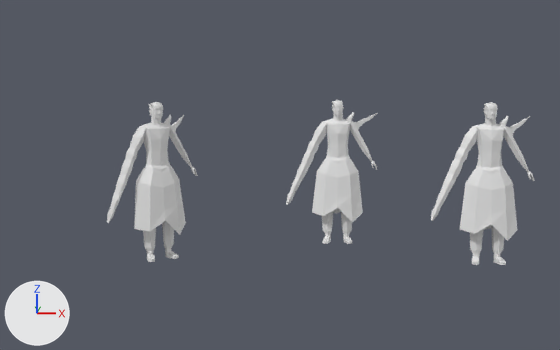
Before and after pictures for a commit that changed the Blender file salemstalker/Assets/3D/charatermodel/fight.blend.
Both versions are drawn from a 50 mm camera at (-0.46, -10.15, 2.07) aimed at (-0.74, -0.57, 0.95). Arrows for +X, +Y and +Z are at lower left; the lights stay in place. The first picture is the older version.
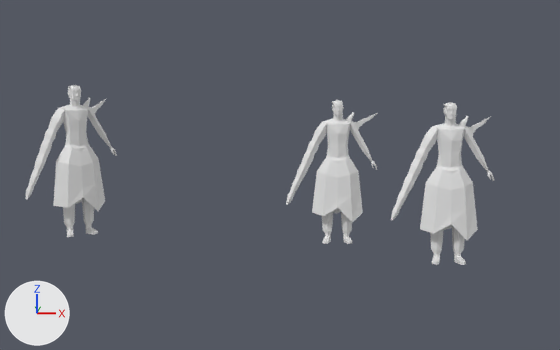
Location of each change, [x1, y1, x2, y2] in pixels of the pictures (560 x 350 px):
```json
{"object": "Cube.006", "change": "moved", "before": [460, 116, 517, 265], "after": [420, 116, 478, 265]}
{"object": "Cube.001", "change": "moved", "before": [134, 115, 186, 262], "after": [53, 97, 105, 237]}
{"object": "Cube.007", "change": "moved", "before": [431, 116, 535, 221], "after": [391, 117, 494, 220]}
{"object": "Cube.004", "change": "moved", "before": [107, 115, 198, 223], "after": [25, 99, 117, 200]}
{"object": "Cube.008", "change": "moved", "before": [484, 102, 497, 126], "after": [443, 102, 457, 126]}
{"object": "Cube.005", "change": "moved", "before": [149, 102, 163, 125], "after": [68, 85, 81, 107]}
```

Edits to the scene script, one JSON object a line:
```json
{"op": "set", "path": "ob_cube_001.location", "old": "(-2.204, -1.004, 1.387)", "new": "(-3.3, -0.531, 1.583)"}
{"op": "set", "path": "ob_cube_004.location", "old": "(-2.204, -1.004, 1.583)", "new": "(-3.3, -0.531, 1.779)"}
{"op": "set", "path": "ob_cube_005.location", "old": "(-2.165, -1.059, 1.741)", "new": "(-3.261, -0.585, 1.937)"}
{"op": "set", "path": "ob_cube_006.location", "old": "(1.696, -1.097, 1.387)", "new": "(1.237, -1.097, 1.387)"}
{"op": "set", "path": "ob_cube_007.location", "old": "(1.696, -1.097, 1.583)", "new": "(1.237, -1.097, 1.583)"}
{"op": "set", "path": "ob_cube_008.location", "old": "(1.696, -1.164, 1.741)", "new": "(1.237, -1.164, 1.741)"}
```
